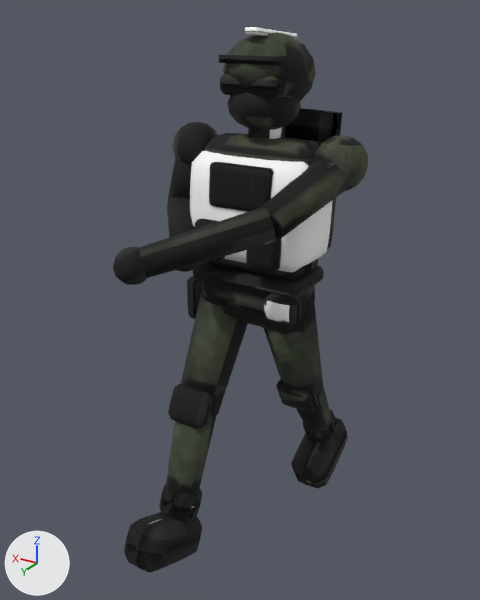
A saved change to the glTF model cs/modelos/soldado.glb.
The view is the same before and after, from a 50 mm lens placed at (-1.049, 1.867, 1.888), pointed at (0.057, 0.024, 0.966). The lights are fixed; the arrows at lower left show +X, +Y and +Z. The first picture is the older version. Both versions are drawn at frame 10 of the action 'correr'; the numbers are the values there. Vertices at exactly the same position are counted once.

The first picture shows 'soldado'.
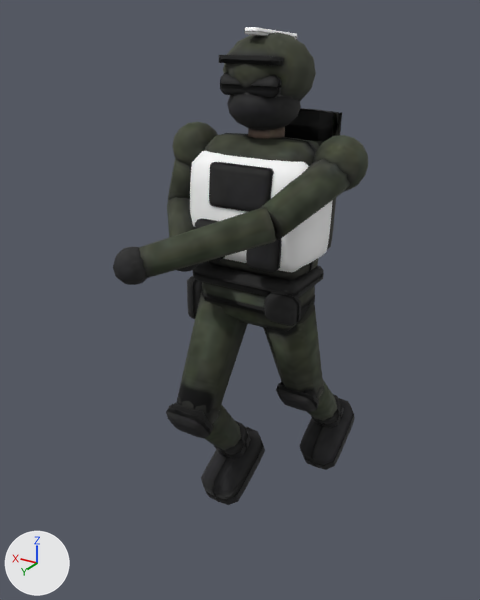
Pixel boxes (x1, y1, x2, y2) of what changed, in the pictures (480 x 600 px; the box of a moved part takes in the faces that stretch with it):
'soldado', reshaped (12% shorter): before (113, 27, 368, 573); after (113, 27, 368, 505)
part 1 of me_coxa_d, moved or reshaped: before (166, 413, 217, 522); after (204, 404, 249, 451)
part 2 of me_coxa_d, moved or reshaped: before (159, 484, 202, 521); after (214, 421, 251, 459)
part 3 of me_coxa_d, moved or reshaped: before (291, 418, 348, 489); after (201, 427, 265, 505)
part 4 of me_coxa_d, moved or reshaped: before (124, 512, 202, 573); after (299, 398, 355, 470)
part 5 of me_coxa_d, moved or reshaped: before (276, 379, 338, 444); after (276, 378, 344, 428)
part 6 of me_coxa_d, moved or reshaped: before (168, 384, 213, 428); after (166, 402, 213, 438)
part 7 of me_coxa_d, surface changed: before (117, 34, 363, 414); after (117, 34, 363, 425)

The change, as a diff of the scene's bpy script:
```diff
--- a/cs/modelos/soldado.glb.py
+++ b/cs/modelos/soldado.glb.py
@@ me_coxa_d @@
 # used by ob_soldado; location = (0.0, 0.0, 0.0)
-me_coxa_d.from_pydata(...)  # 2686 vertices, 5228 faces; spans x -0.35..0.36, y -0.52..0.6, z 0.03..1.85
+me_coxa_d.from_pydata(...)  # 2858 vertices, 5564 faces; spans x -0.35..0.36, y -0.59..0.57, z 0.08..1.85
+# me_coxa_d part 1: the loose piece of 18 vertices spanning x 0.04..0.19, y 0.15..0.41, z 0.21..0.63 is turned -61.1 degrees about the x axis through its middle, then moved by (0.0, -0.19, 0.04)
+# me_coxa_d part 2: the loose piece of 96 vertices spanning x 0.05..0.18, y 0.27..0.41, z 0.21..0.37 is turned -61.1 degrees about the x axis through its middle, then moved by (0.0, -0.34, 0.06)
+# me_coxa_d part 3: the loose piece of 96 vertices spanning x -0.19..-0.03, y -0.52..-0.21, z 0.03..0.28 is moved by (0.23, 0.34, 0.06)
+# me_coxa_d part 4: the loose piece of 96 vertices spanning x 0.03..0.19, y 0.29..0.6, z 0.07..0.32 is turned -57.7 degrees about the x axis through its middle, then moved by (-0.23, -0.88, 0.01)
+# me_coxa_d part 5: 12 vertices moved from x -0.19..-0.04, y -0.15..-0.07, z 0.5..0.62 to x -0.19..-0.04, y -0.15..-0.06, z 0.5..0.61; 186 vertices removed from x -0.19..-0.04, y -0.43..-0.07, z 0.21..0.63; 272 vertices added at x -0.19..-0.04, y -0.49..-0.06, z 0.26..0.66
+# me_coxa_d part 6: 40 vertices moved from x 0.04..0.19, y 0.21..0.31, z 0.58..0.71 to x 0.04..0.19, y 0.21..0.32, z 0.53..0.65; 51 vertices removed from x 0.04..0.19, y 0.21..0.31, z 0.58..0.71; 51 vertices added at x 0.04..0.19, y 0.21..0.32, z 0.53..0.65
+# me_coxa_d part 7: 3486 kept faces spanning x -0.35..0.36, y -0.33..0.57, z 0.5..1.85 get new texture (UV) coordinates
+# other edits to the shape of me_coxa_d do not show in these pictures
 me_coxa_d.materials.append(mat_soldado)
```
